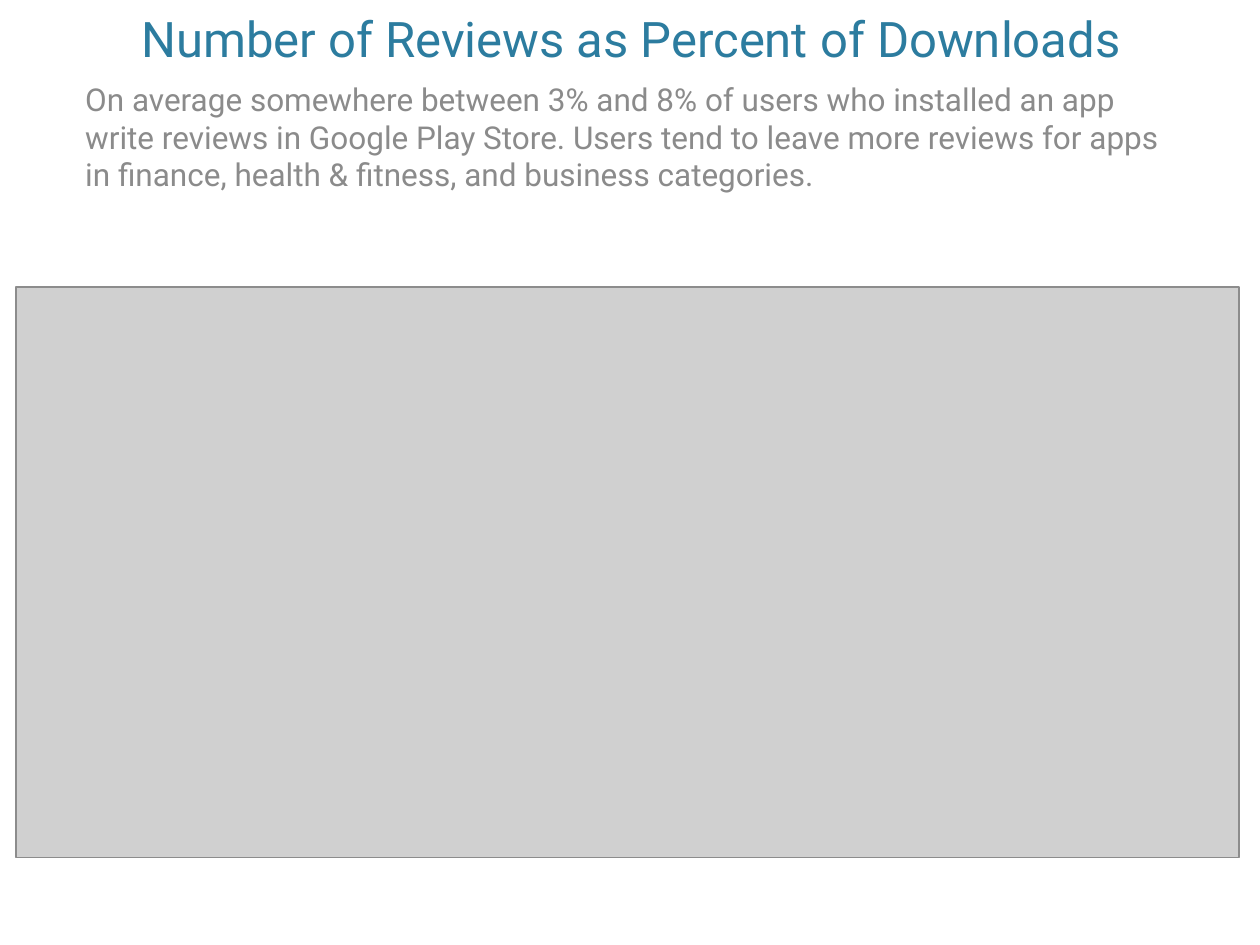
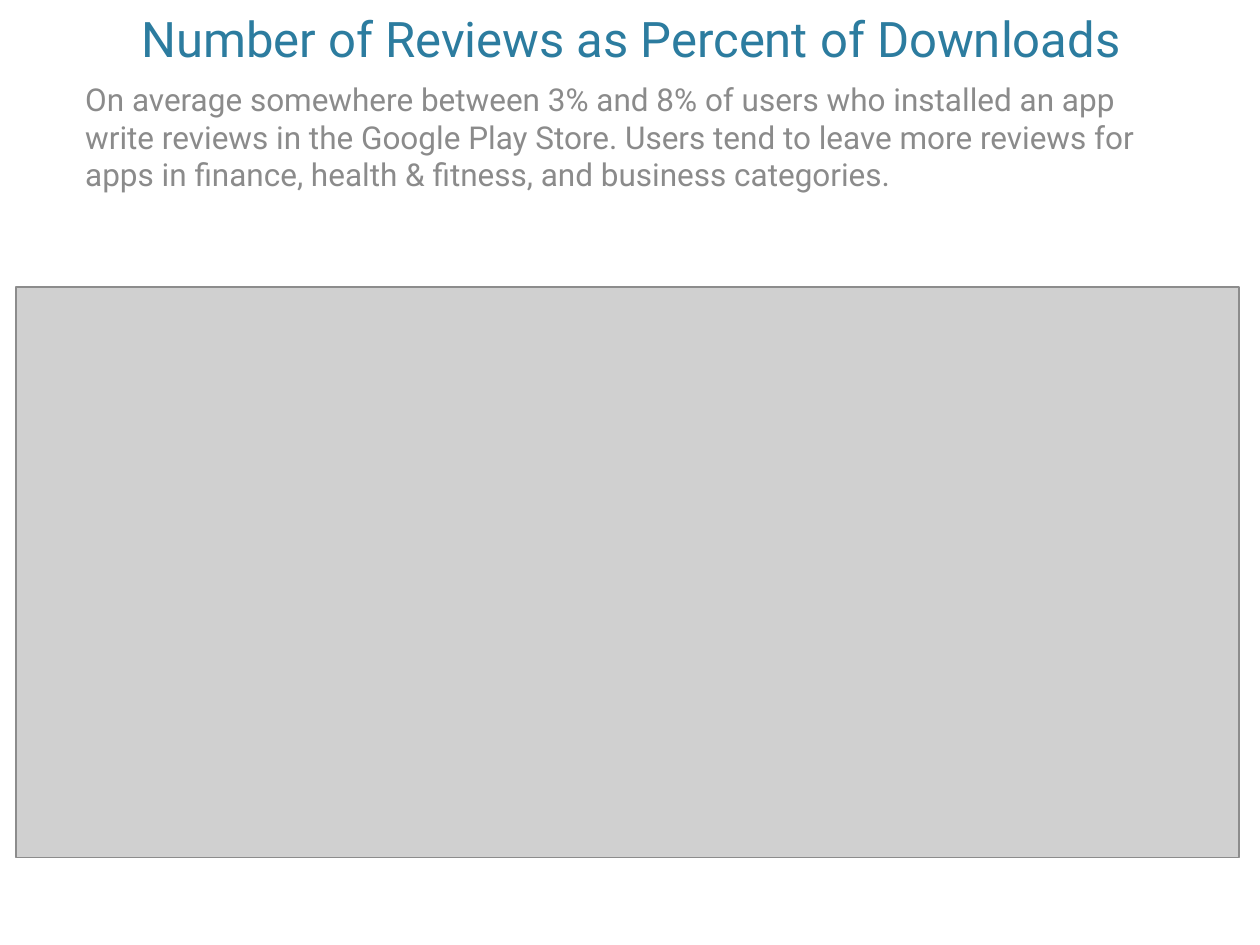
Before and after one commit to ynorenko/web-scraping, a slide deck: slide 9 of Scraping Project .pptx. Drawn at 1260x945 pixels with LibreOffice and Linux fonts; fonts in the diff are those of the drawing; grey boxes stand for pictures; background and template pictures are left out. Boxes give left, top, right and bottom in pixels: in the first picture for what was removed or moved away, otherwise in the second. Text is boxed around its words. In the diff, an @@ line names an element or a change of style, - is before the commit and + after.

Commit message:
ppt

```diff
--- a/Scraping Project .pptx
+++ b/Scraping Project .pptx
@@ text at [85, 87, 1134, 193]: text changed @@
-On average somewhere between 3% and 8% of users who installed an app write reviews in Google Play Store. Users tend to leave more reviews for apps in finance, health & fitness, and business categories.
+On average somewhere between 3% and 8% of users who installed an app write reviews in the Google Play Store. Users tend to leave more reviews for apps in finance, health & fitness, and business categories.
```
Also in this commit, not shown: 1 other slide changed.
